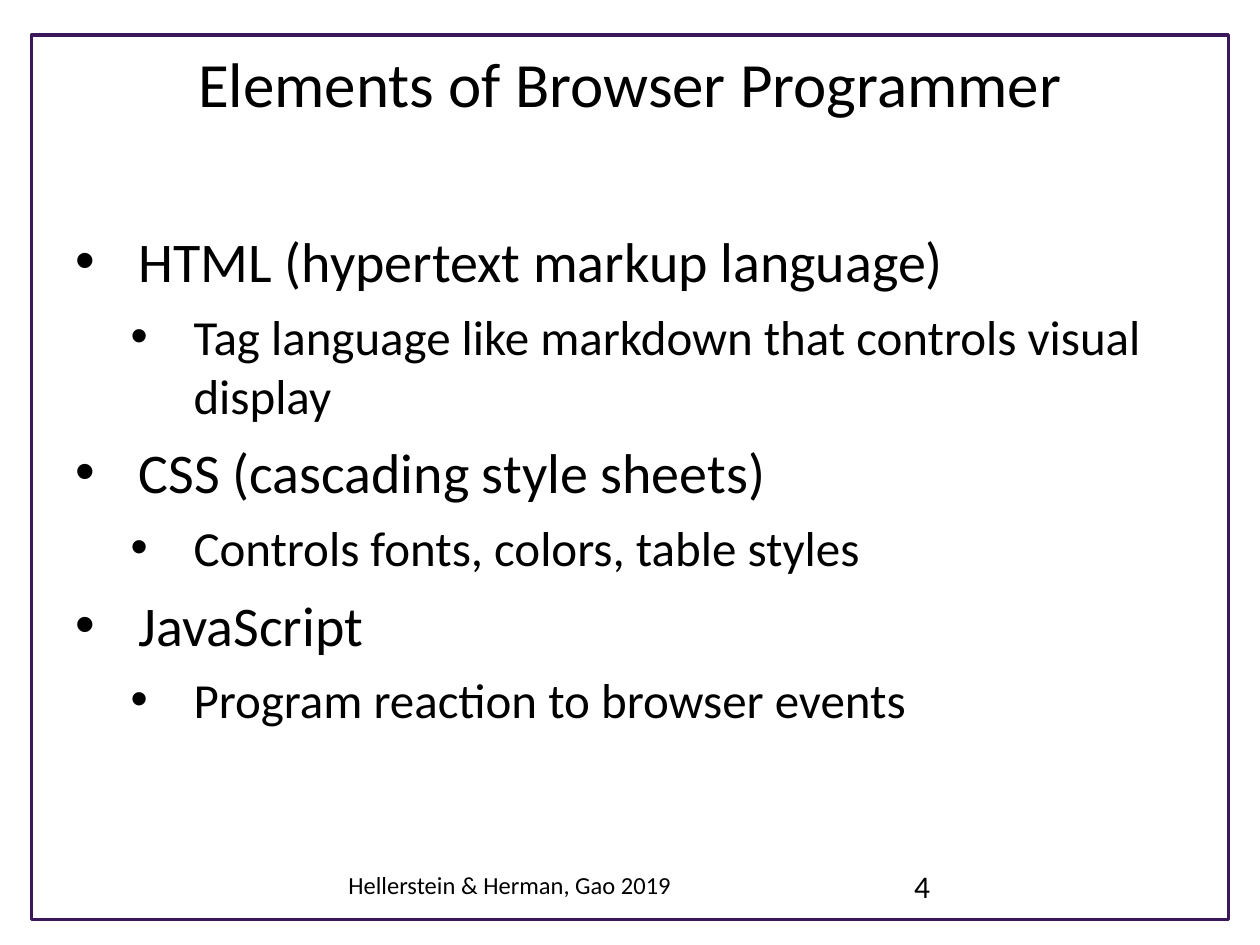
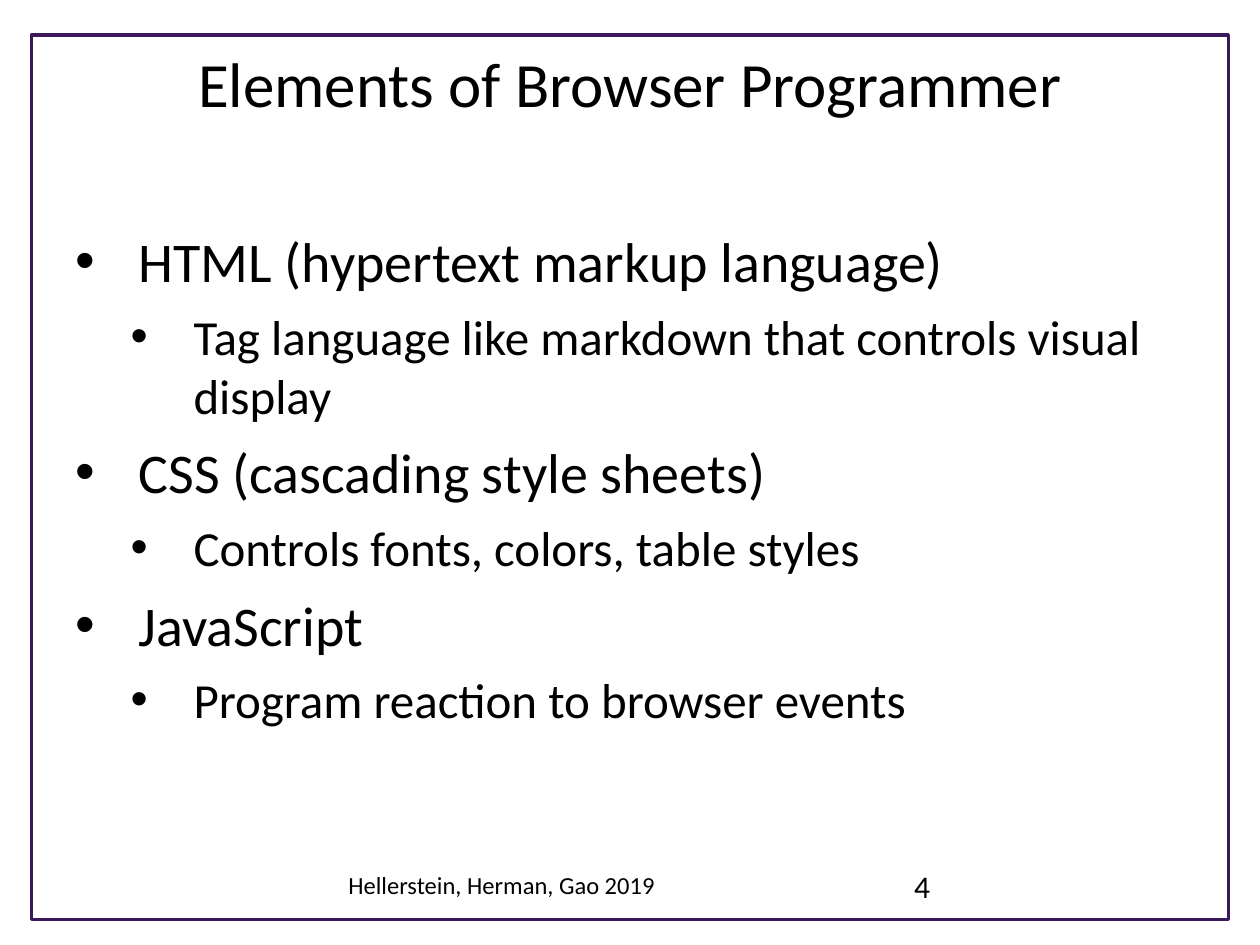
Before and after one commit to UWSEDS/LectureNotes, a slide deck: slide 4 of DASH_visualizations/DASH Visualizations.pptx. Drawn at 1260x945 pixels with LibreOffice and Linux fonts; fonts in the diff are those of the drawing; background and template pictures are left out. Boxes give left, top, right and bottom in pixels: in the first picture for what was removed or moved away, otherwise in the second. Text is boxed around its words. In the diff, an @@ line names an element or a change of style, - is before the commit and + after.

```diff
--- a/DASH_visualizations/DASH Visualizations.pptx
+++ b/DASH_visualizations/DASH Visualizations.pptx
@@ text at [348,877,655,897]: text changed @@
-Hellerstein & Herman, Gao 2019
+Hellerstein, Herman, Gao 2019
```
Also in this commit, not shown: 5 other slides changed.
